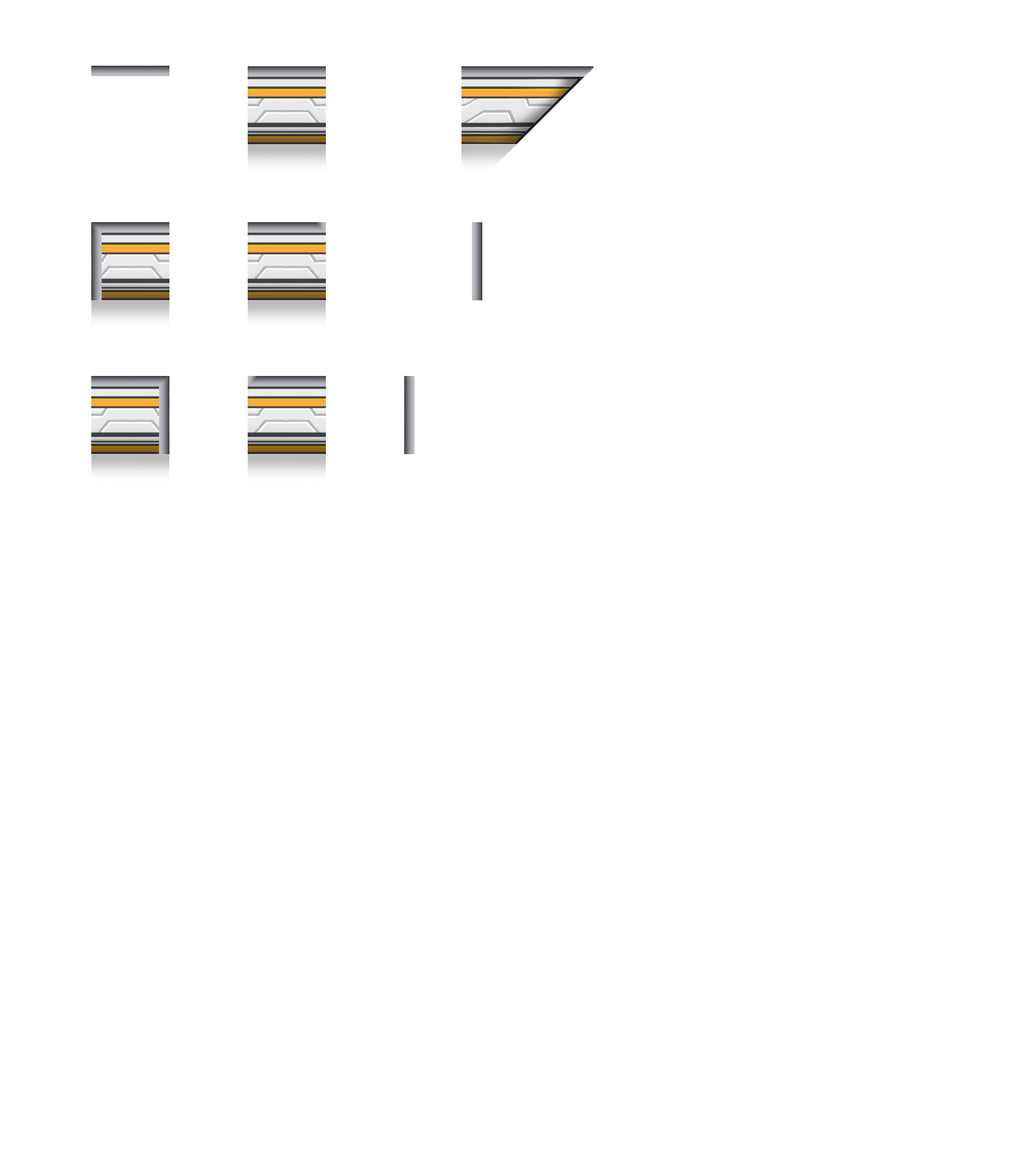
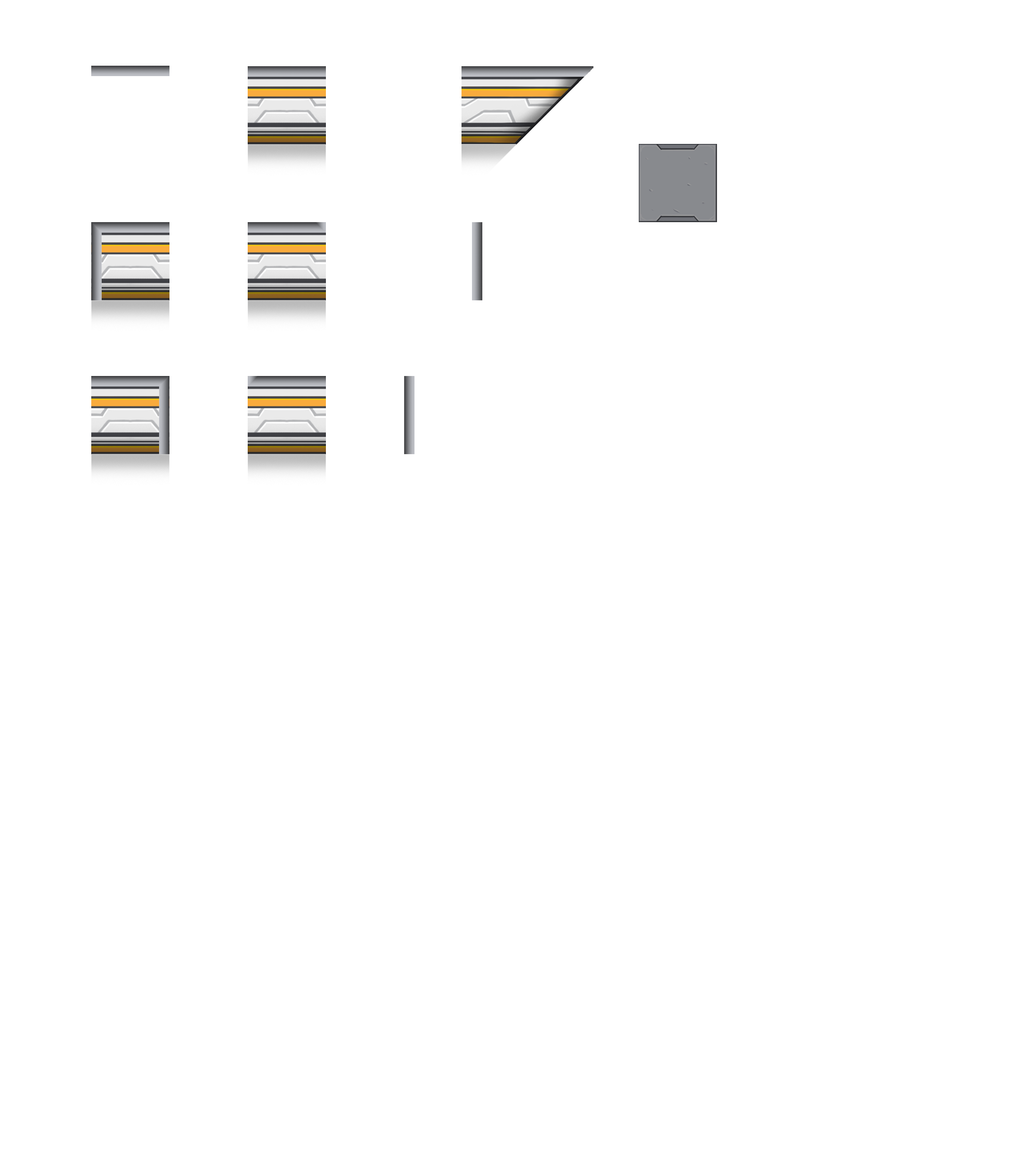
Layered file, before and after one edit (1033 x 1154). Changes by layer:
showed "Layer 0 copy 43", painted on it over [638, 143, 717, 223]
